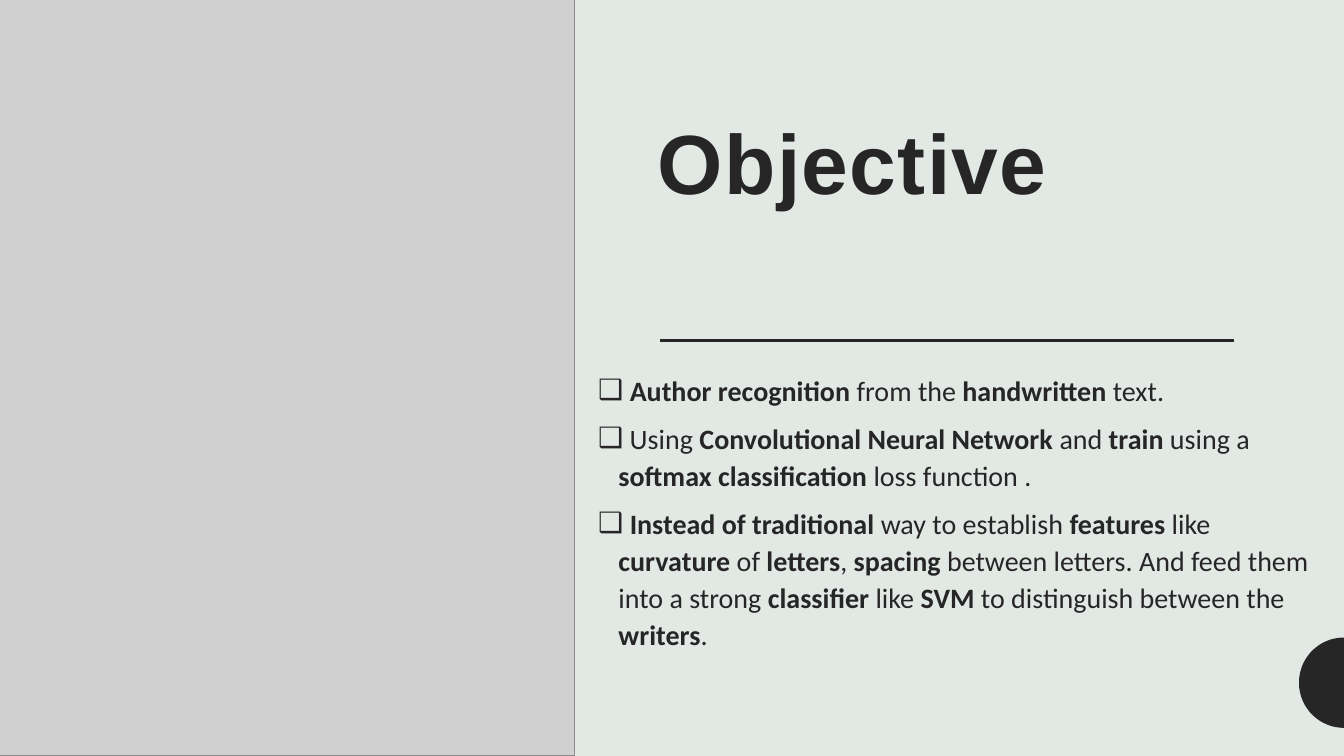
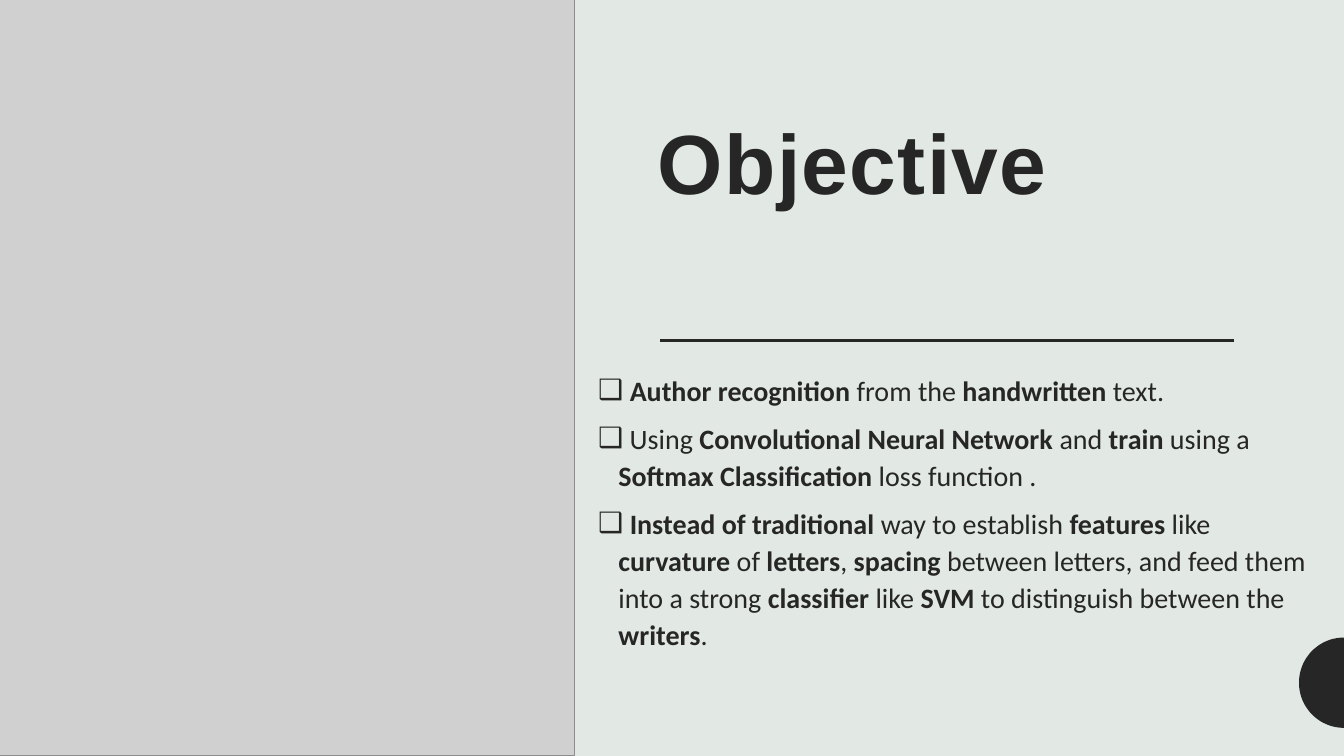
Before and after one commit to Gourav1695/BTech_major_project, a slide deck: slide 2 of BTech_Final_Project_Handwritting_analysis.pptx. Drawn at 1344x756 pixels with LibreOffice and Linux fonts; fonts in the diff are those of the drawing; grey boxes stand for pictures. Boxes give left, top, right and bottom in pixels: in the first picture for what was removed or moved away, otherwise in the second. Text is boxed around its words. In the diff, an @@ line names an element or a change of style, - is before the commit and + after.

```diff
--- a/BTech_Final_Project_Handwritting_analysis.pptx
+++ b/BTech_Final_Project_Handwritting_analysis.pptx
@@ text at box(618, 429, 1305, 645): text changed @@
-❑ Using Convolutional Neural Network and train using a softmax classification loss function .
-❑ Instead of traditional way to establish features like curvature of letters, spacing between letters. And feed them into a strong classifier like SVM to distinguish between the writers.
+❑ Using Convolutional Neural Network and train using a Softmax Classification loss function .
+❑ Instead of traditional way to establish features like curvature of letters, spacing between letters, and feed them into a strong classifier like SVM to distinguish between the writers.
```
Also in this commit, not shown: 3 other slides changed, 6 slides added, 1 other file.
